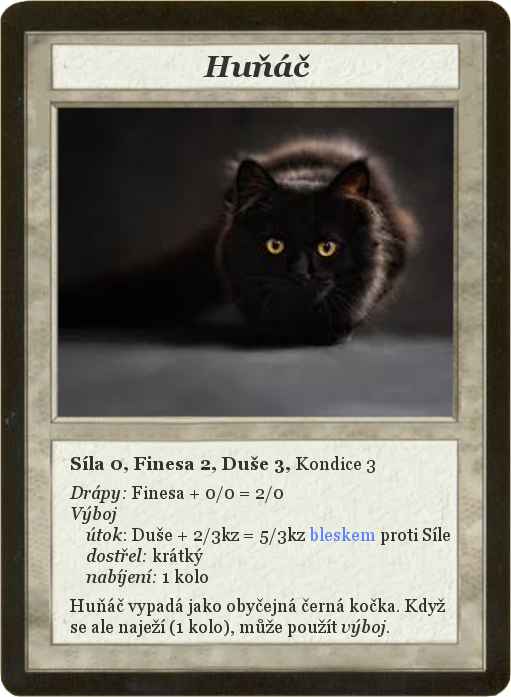
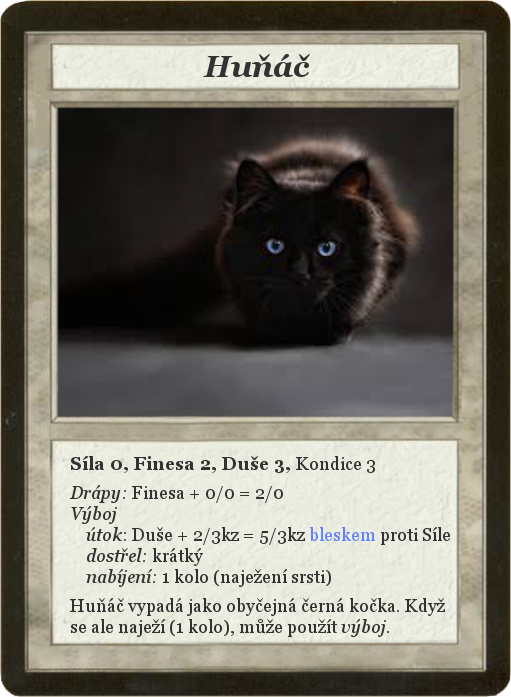
Revision of a layered 511 x 697 image; what changed, layer by layer:
painted on "Síla 0, Finesa 2, Duše 3, Kond..." over (214, 569, 331, 587)
added layer "Oči" above "staring_black_cat.jpg" over (264, 237, 340, 260)
